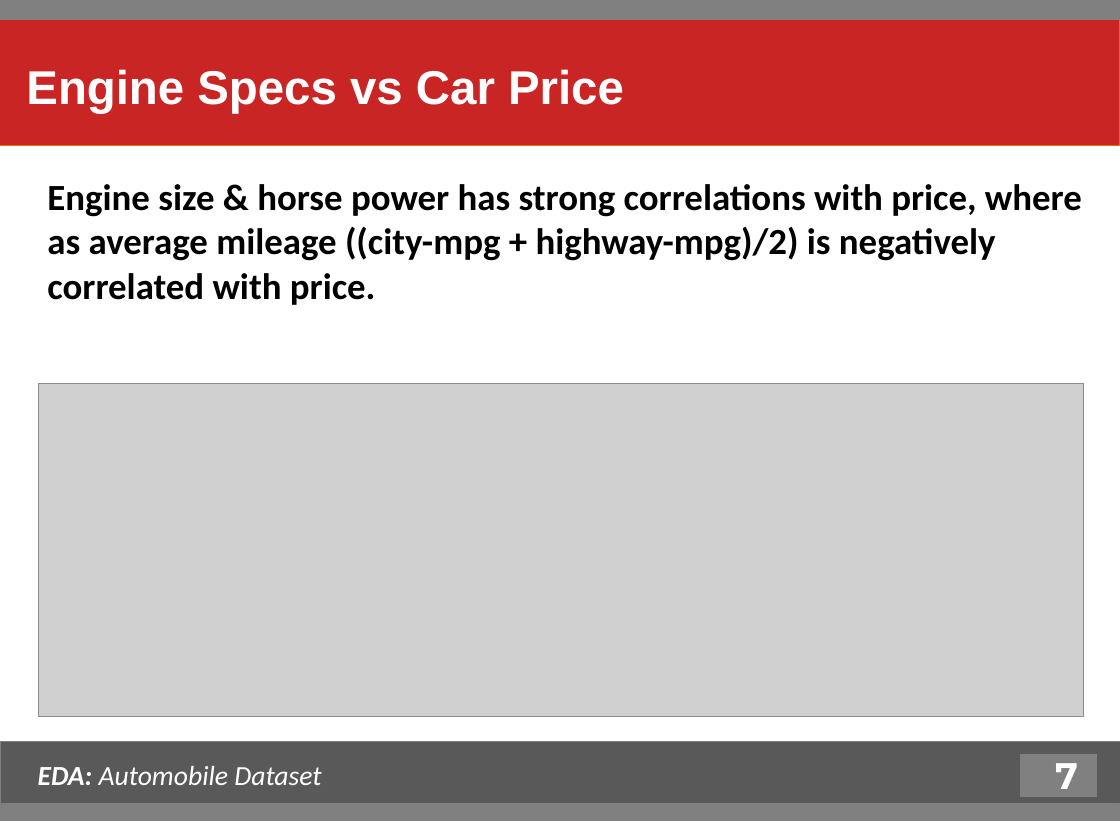
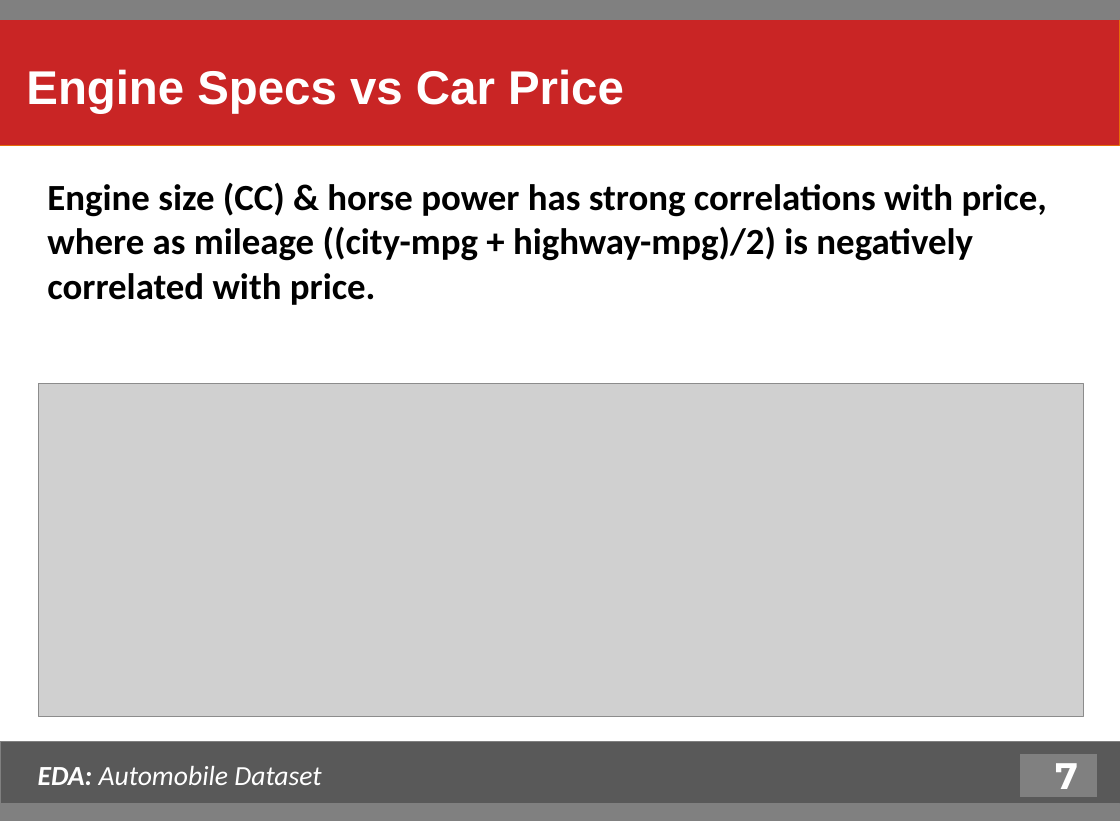
Before and after one commit to purnananda/Automobile_EDA, a slide deck: slide 8 of EDA_Automobile_Dataset.pptx. Drawn at 1120x821 pixels with LibreOffice and Linux fonts; fonts in the diff are those of the drawing; grey boxes stand for pictures. Boxes give left, top, right and bottom in pixels: in the first picture for what was removed or moved away, otherwise in the second. Text is boxed around its words. In the diff, an @@ line names an element or a change of style, - is before the commit and + after.

Commit message:
Uploaded my latest PPT

```diff
--- a/EDA_Automobile_Dataset.pptx
+++ b/EDA_Automobile_Dataset.pptx
@@ text at (47,183,1047,305): text changed @@
-Engine size & horse power has strong correlations with price, where as average mileage ((city-mpg + highway-mpg)/2) is negatively correlated with price.
+Engine size (CC) & horse power has strong correlations with price, where as mileage ((city-mpg + highway-mpg)/2) is negatively correlated with price.
```
Also in this commit, not shown: 5 slides added.
